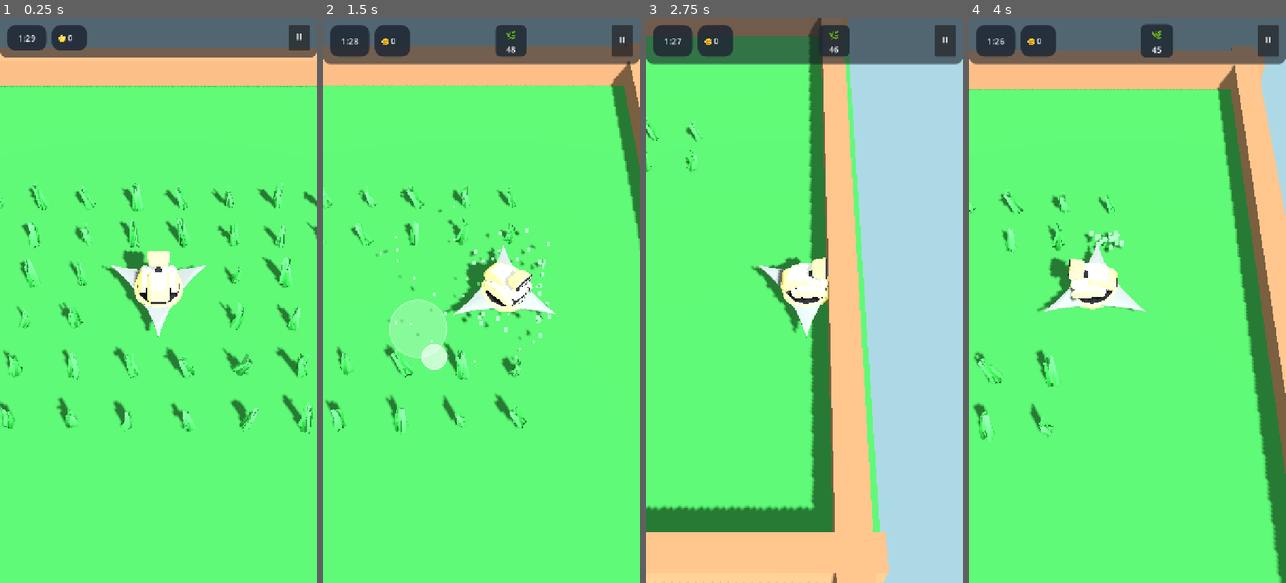
Above: before the commit, frames 1-4 (left to right).
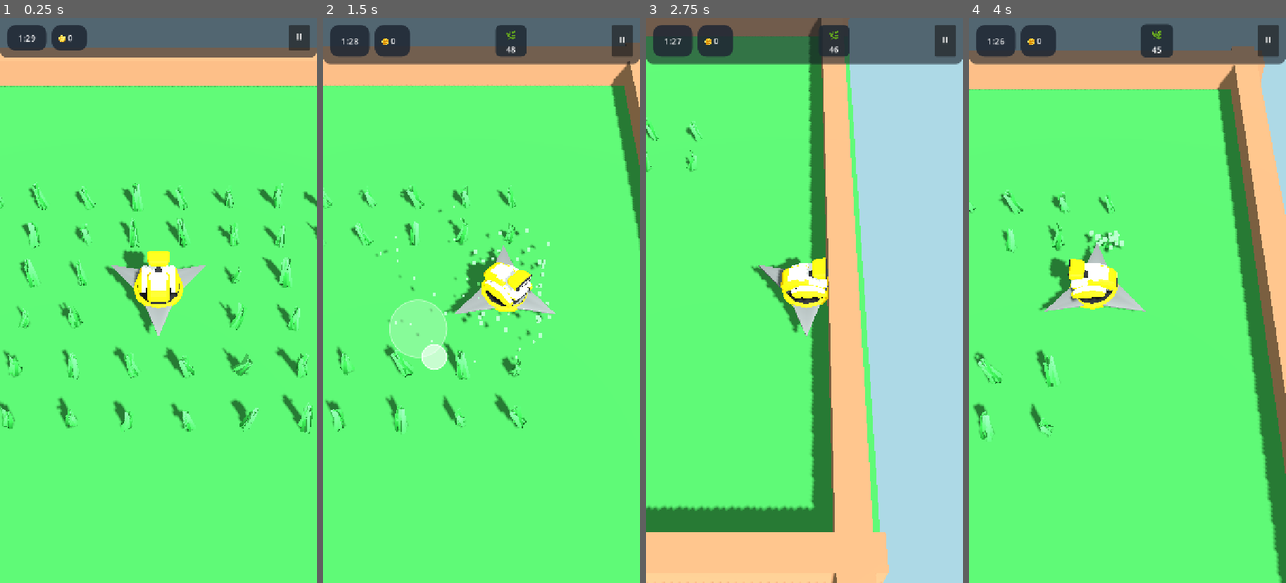
Above: after the commit, the same moments.

Repository: rogerbif/grass-cut-bot
Game: Godot game, scene res://scenes/main.tscn
The game is run twice, just before and just after one commit, with the same random seed, the same clock (stepped at 60 frames per second) and the same inputs.
Inputs (mouse positions are in pixels of both pictures, inside the frame that each line leads up to):
- Up to frame 1 (0.25 s): no input
- Up to frame 2 (1.5 s): move the mouse to (551, 272) at 0.52 s; hold Right (ui_right) 0.53-1.25 s; click (551, 272) at 0.67 s; drag from (418, 328) to (465, 413) at 1.27 s
- Up to frame 3 (2.75 s): move the mouse to (836, 176) at 2.02 s; hold Right (ui_right) from 2.03 s (still down)
- Up to frame 4 (4 s): release Right (ui_right) at 2.75 s; drag from (1111, 413) to (1032, 215) at 2.77 s; move the mouse to (1222, 385) at 3.52 s; hold Left (ui_left) from 3.53 s (still down)

The runs differ from the first frame. In frame 1, 1.3% of the frame differs, in the area x 32-65%, y 41-57%; in frame 2, 1.1%; in frame 3, 0.9%; in frame 4, 1.2%.

Commit message:
feat(cutter): familia de laminas estreladas geometricas (3, 4, 5 e 6 pontas) e amarelo vibrante [v0.3.8]

Diff:
--- a/project.godot
+++ b/project.godot
@@ -11,7 +11,7 @@
 [application]
 
 config/name="Grass Cut Bot"
-config/version="0.3.7"
+config/version="0.3.8"
 run/main_scene="res://scenes/main.tscn"
 config/features=PackedStringArray("4.7", "Mobile")
 config/icon="res://icon.svg"
--- a/scripts/core/upgrade_manager.gd
+++ b/scripts/core/upgrade_manager.gd
@@ -78,7 +78,9 @@
 
 func get_blade_tier() -> int:
 	var max_lvl: int = maxi(radius_level, power_level)
-	if max_lvl >= 5:
+	if max_lvl >= 7:
+		return 4
+	elif max_lvl >= 5:
 		return 3
 	elif max_lvl >= 3:
 		return 2
@@ -86,7 +88,8 @@
 
 func get_blade_tier_name() -> String:
 	match get_blade_tier():
-		1: return "Lâmina Tripla de Aço"
-		2: return "Lâmina Quádrupla Ninja"
+		1: return "Lâmina Estelar Tripla"
+		2: return "Lâmina Estelar Quádrupla"
 		3: return "Lâmina Estelar de Titânio"
+		4: return "Lâmina Estelar Hexagonal"
 	return "Lâmina Básica"
--- a/scripts/cutter/cutter.gd
+++ b/scripts/cutter/cutter.gd
@@ -21,6 +21,7 @@
 @onready var blade_tier_1: MeshInstance3D = $VisualPivot/GrassBot/Robot/BladeSpinner/blade_tier_1 if has_node("VisualPivot/GrassBot/Robot/BladeSpinner/blade_tier_1") else null
 @onready var blade_tier_2: MeshInstance3D = $VisualPivot/GrassBot/Robot/BladeSpinner/blade_tier_2 if has_node("VisualPivot/GrassBot/Robot/BladeSpinner/blade_tier_2") else null
 @onready var blade_tier_3: MeshInstance3D = $VisualPivot/GrassBot/Robot/BladeSpinner/blade_tier_3 if has_node("VisualPivot/GrassBot/Robot/BladeSpinner/blade_tier_3") else null
+@onready var blade_tier_4: MeshInstance3D = $VisualPivot/GrassBot/Robot/BladeSpinner/blade_tier_4 if has_node("VisualPivot/GrassBot/Robot/BladeSpinner/blade_tier_4") else null
 
 @onready var head_node: Node3D = $VisualPivot/GrassBot/Robot/Body/head if has_node("VisualPivot/GrassBot/Robot/Body/head") else null
 @onready var neck_node: Node3D = $VisualPivot/GrassBot/Robot/Body/neck if has_node("VisualPivot/GrassBot/Robot/Body/neck") else null
@@ -119,6 +120,8 @@
 		blade_tier_2.visible = (tier == 2)
 	if blade_tier_3:
 		blade_tier_3.visible = (tier == 3)
+	if blade_tier_4:
+		blade_tier_4.visible = (tier == 4)
 
 func set_input_direction(dir: Vector2) -> void:
 	if GameManager != null and GameManager.current_state != GameManager.GameState.PLAYING:
Binary file changed: assets/models/grass_bot.glb
Not shown, changed: docs/02_entidades_e_mecanicas/SISTEMA_DO_CORTADOR.md
Not shown, changed: docs/04_sistemas_e_gameplay/ECONOMIA_E_OFICINA.md
Not shown, added: docs/historico_melhorias/015_familia_laminas_estreladas_e_amarelo_vibrante.md
Not shown, changed: docs/historico_melhorias/INDICE_MELHORIAS.md
